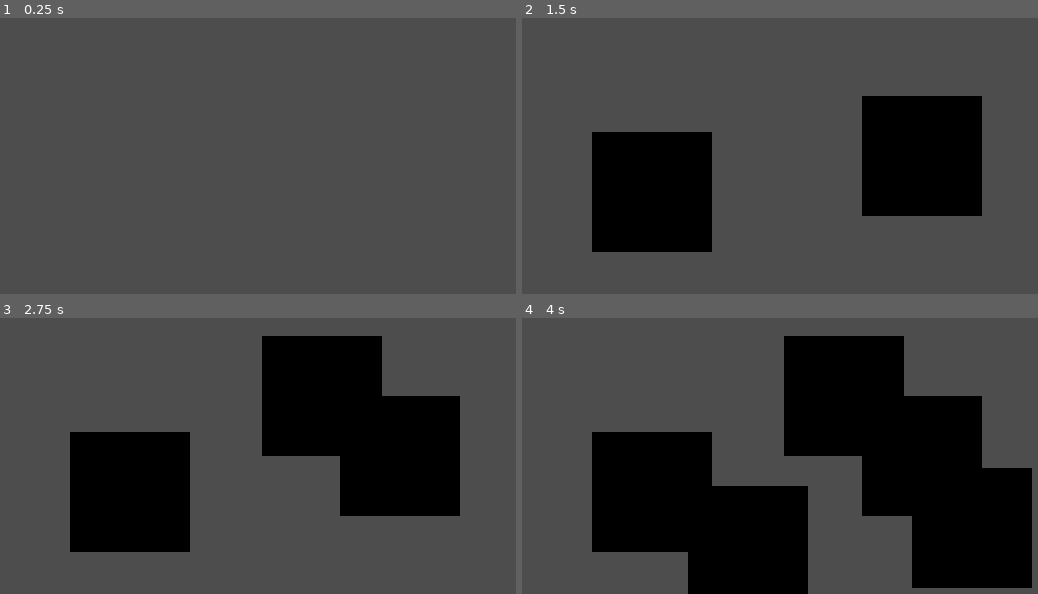
Above: before the commit, frames 1-4 (two rows, left to right).
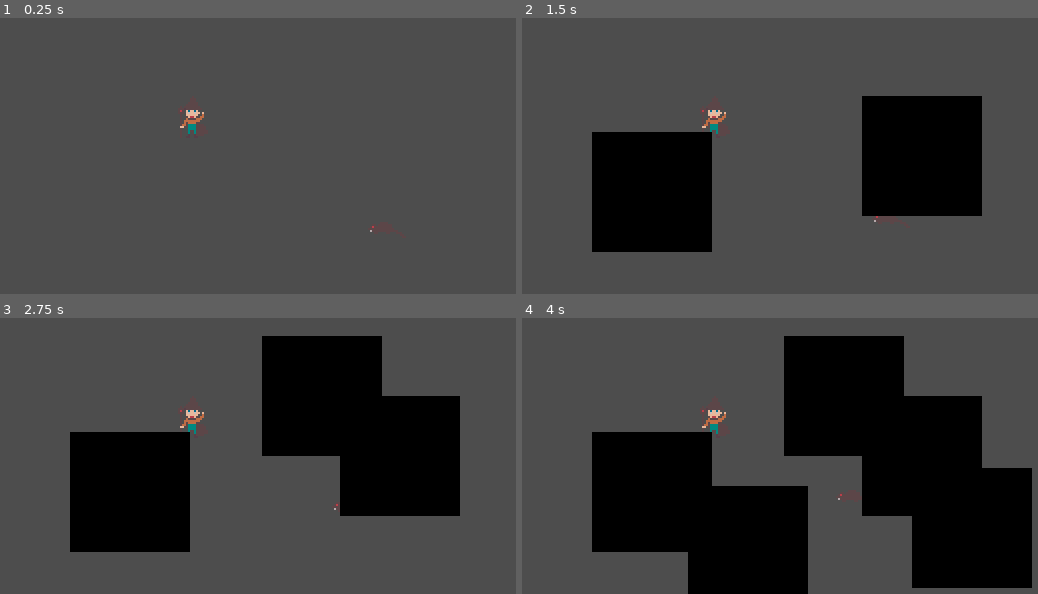
Above: after the commit, the same moments.

Repository: PARCISZEWSKI/GGJ62
Game: Godot game, scene res://Scenes/main.tscn
Same seed, same stepped clock (60 frames per second), same inputs: the game is played once before the commit and once after it.
Inputs (mouse positions are in pixels of both pictures, inside the frame that each line leads up to):
- Up to frame 1 (0.25 s): no input
- Up to frame 2 (1.5 s): tap Enter at 0.5 s; move the mouse to (862, 95) at 0.52 s; press the mouse at (862, 95) at 0.53 s; tap Space at 1.25 s; move the mouse to (594, 131) at 1.27 s; release the mouse at (594, 131) at 1.28 s; click (594, 131) at 1.35 s
- Up to frame 3 (2.75 s): tap Enter at 2 s; move the mouse to (263, 334) at 2.02 s; press the mouse at (263, 334) at 2.03 s
- Up to frame 4 (4 s): tap Space at 2.75 s; move the mouse to (687, 486) at 2.77 s; release the mouse at (687, 486) at 2.78 s; click (687, 486) at 2.85 s; tap Enter at 3.5 s; move the mouse to (914, 467) at 3.52 s; press the mouse at (914, 467) at 3.53 s

The runs differ from the first frame. In frame 1, 0.2% of the frame differs, in the area x 34-73%, y 33-78%; in frame 2, 0.2%; in frame 3, 0.2%; in frame 4, 0.2%.

Commit message:
Aðlagaði myndir

Diff:
--- a/Scenes/player.tscn
+++ b/Scenes/player.tscn
@@ -1,16 +1,25 @@
-[gd_scene load_steps=4 format=3 uid="uid://clmaxb7ykcgtb"]
+[gd_scene load_steps=5 format=3 uid="uid://clmaxb7ykcgtb"]
 
 [ext_resource type="Script" path="res://Scripts/player.gd" id="1_m5b16"]
-[ext_resource type="Texture2D" uid="uid://sltpe0jbcuu3" path="res://Assets/Visual/galdraM3.png" id="2_bh8u2"]
+[ext_resource type="Texture2D" uid="uid://bpo4uwor881rk" path="res://Assets/Visual/galdraM-bak 3.png" id="2_c13gs"]
+[ext_resource type="Texture2D" uid="uid://giibgfdlh54q" path="res://Assets/Visual/GJ-galdraM.png" id="3_ej8tm"]
 
 [sub_resource type="SpriteFrames" id="SpriteFrames_uqnyb"]
 animations = [{
 "frames": [{
 "duration": 1.0,
-"texture": ExtResource("2_bh8u2")
+"texture": ExtResource("2_c13gs")
 }],
 "loop": true,
-"name": &"default",
+"name": &"back",
+"speed": 5.0
+}, {
+"frames": [{
+"duration": 1.0,
+"texture": ExtResource("3_ej8tm")
+}],
+"loop": true,
+"name": &"front",
 "speed": 5.0
 }]
 
@@ -19,3 +28,4 @@
 
 [node name="AnimatedSprite2D" type="AnimatedSprite2D" parent="."]
 sprite_frames = SubResource("SpriteFrames_uqnyb")
+animation = &"front"
--- a/Scenes/rat.tscn
+++ b/Scenes/rat.tscn
@@ -1,7 +1,7 @@
 [gd_scene load_steps=5 format=3 uid="uid://btnh3lyqf4bw3"]
 
 [ext_resource type="Script" path="res://Scripts/rat.gd" id="1_app5r"]
-[ext_resource type="Texture2D" uid="uid://sltpe0jbcuu3" path="res://Assets/Visual/galdraM3.png" id="1_wioo6"]
+[ext_resource type="Texture2D" uid="uid://boxlidayov2wk" path="res://Assets/Visual/GJ-rotta2.png" id="2_djrrj"]
 
 [sub_resource type="CapsuleShape2D" id="CapsuleShape2D_nn2bx"]
 
@@ -9,7 +9,7 @@
 animations = [{
 "frames": [{
 "duration": 1.0,
-"texture": ExtResource("1_wioo6")
+"texture": ExtResource("2_djrrj")
 }],
 "loop": true,
 "name": &"default",
--- a/Scripts/rat.gd
+++ b/Scripts/rat.gd
@@ -1,6 +1,6 @@
 extends CharacterBody2D
 
-@export var speed = 100
+@export var speed = 500
 @onready var target = Vector2.ZERO#$main/player.global_position
 # Called when the node enters the scene tree for the first time.
 func _ready():
Not shown, added: Assets/Visual/GJ-galdraM.png.import
Not shown, added: Assets/Visual/GJ-rotta2.png.import
Not shown, added: Assets/Visual/galdraM-bak 3.png.import
